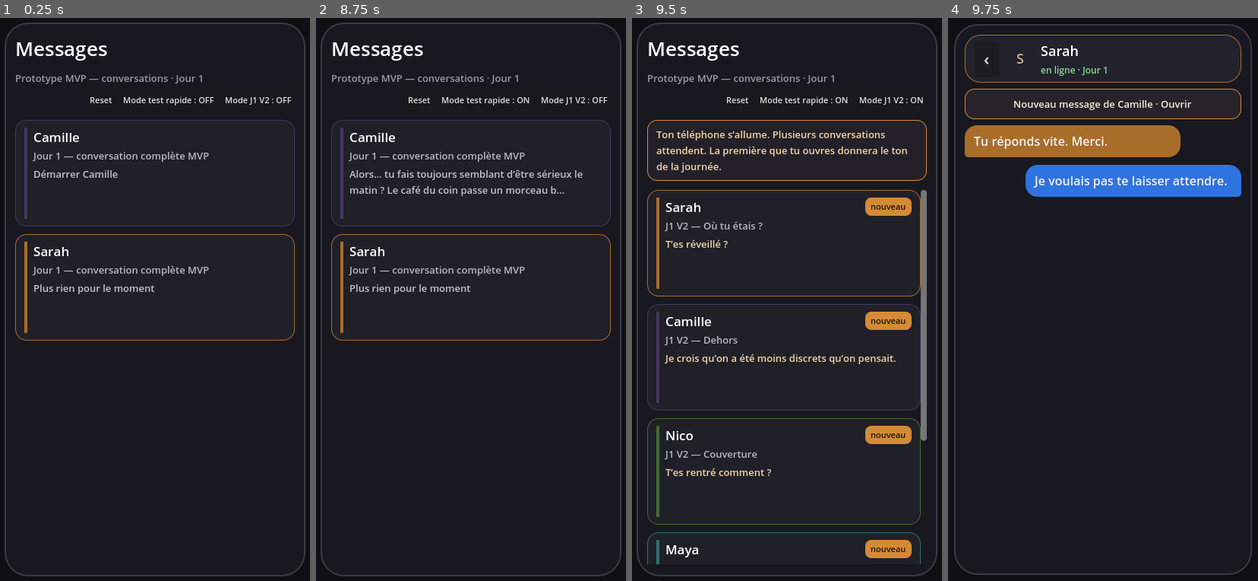
Above: before the commit, frames 1-4 (left to right).
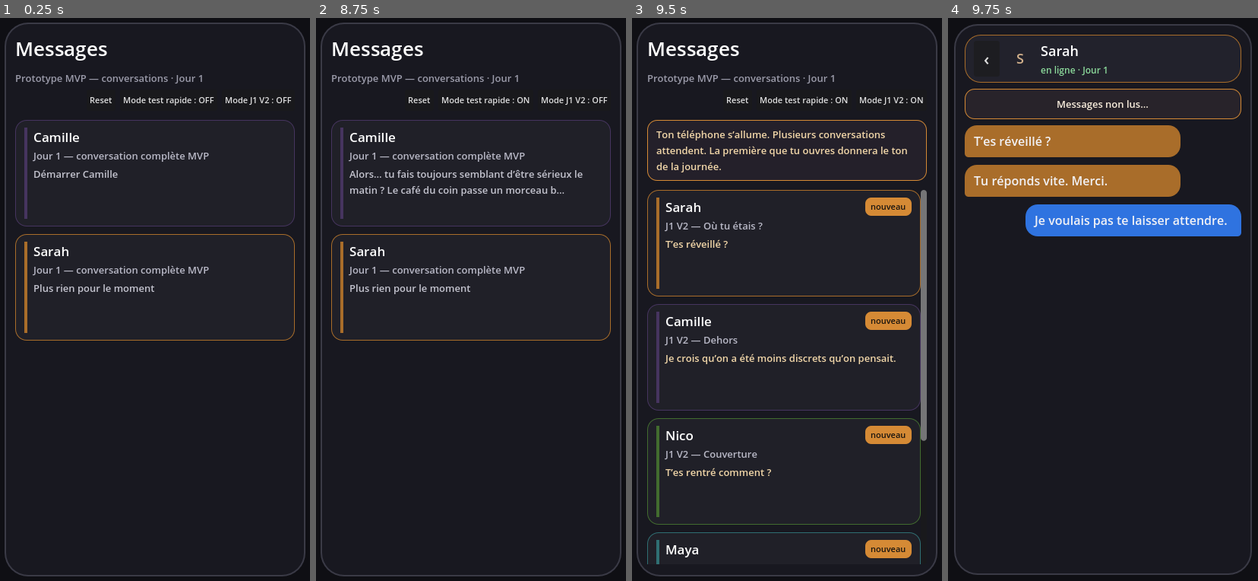
Above: after the commit, the same moments.

Repository: ludowww/game_18
Game: Godot game, scene res://scenes/conversation_list.tscn
Two runs of this game, one before a commit and one after it. Both use one fixed random seed, a clock stepped at 60 frames per second and the inputs below.
Inputs (mouse positions are in pixels of both pictures, inside the frame that each line leads up to):
- Up to frame 1 (0.25 s): no input
- Up to frame 2 (8.75 s): click "Mode test rapide : OFF" at 0.5 s; click "Mode test rapide : ON" at 1.25 s; click "Mode J1 V2 : OFF" at 2 s; click "Mode test rapide : OFF" at 2.75 s; click "Mode J1 V2 : ON" at 3.5 s; click (471, 175) at 4.27 s; click "‹" at 5 s; click (471, 288) at 5.77 s; click "‹" at 6.5 s; click "Mode test rapide : ON" at 7.25 s; click "Mode test rapide : OFF" at 8 s
- Up to frame 3 (9.5 s): click "Mode J1 V2 : OFF" at 8.75 s
- Up to frame 4 (9.75 s): click (1099, 243) at 9.52 s

Frames 1-3 are identical in both runs. In frame 4, 9.7% of the frame differs, in the area x 5-95%, y 14-39%.

Commit message:
fix: preserve initial unread messages and route unread navigation

Diff:
--- a/product/godot_t004_prototype/scripts/conversation_screen.gd
+++ b/product/godot_t004_prototype/scripts/conversation_screen.gd
@@ -68,7 +68,9 @@
 			_advance_to(ConversationState.current_next_node())
 	else:
 		ConversationState.current()["started"] = true
-		_advance_to(_resolved_start_node(), true)
+		var start_node := _resolved_start_node()
+		await _show_j1_v2_initial_message_if_needed(start_node)
+		_advance_to(start_node, true)
 
 func _build_ui() -> void:
 	var background := ColorRect.new()
@@ -232,10 +234,12 @@
 
 func _make_quick_switch_notification(target_id: String) -> Button:
 	var button := Button.new()
-	var target_state: Dictionary = ConversationState.conversation(target_id)
-	var display_name: String = str(target_state.get("display_name", target_id))
-	button.text = "Nouveau message de " + display_name + " · Ouvrir"
-	button.tooltip_text = "Ouvrir cette conversation sans repasser par Messages"
+	var display_name: String = "Messages non lus..."
+	if target_id != "__unread_messages__":
+		var target_state: Dictionary = ConversationState.conversation(target_id)
+		display_name = "Nouveau message de " + str(target_state.get("display_name", target_id)) + " · Ouvrir"
+	button.text = display_name
+	button.tooltip_text = "Retourner à Messages pour choisir" if target_id == "__unread_messages__" else "Ouvrir cette conversation sans repasser par Messages"
 	button.custom_minimum_size = Vector2(0, 40)
 	button.size_flags_horizontal = Control.SIZE_EXPAND_FILL
 	button.focus_mode = Control.FOCUS_ALL
@@ -263,6 +267,9 @@
 	return style
 
 func _open_quick_switch_conversation(target_id: String) -> void:
+	if target_id == "__unread_messages__":
+		get_tree().change_scene_to_file("res://scenes/conversation_list.tscn")
+		return
 	if target_id == "" or not ConversationState.conversations.has(target_id):
 		return
 	ConversationState.set_current_conversation(target_id)
@@ -291,6 +298,22 @@
 		if _entry_variant_matches(variant):
 			return str(variant.get("start_node", conversation.get("start_node", "")))
 	return ConversationState.current_block_start_node()
+
+func _show_j1_v2_initial_message_if_needed(start_node: String) -> void:
+	var initial_message := ConversationState.j1_v2_initial_message_for(ConversationState.current_conversation_id)
+	if initial_message == "":
+		return
+	if ConversationState.current_has_message_text(initial_message):
+		return
+	if _node_text_matches_initial_message(start_node, initial_message):
+		return
+	await _add_bubble(current_contact_id, initial_message)
+
+func _node_text_matches_initial_message(node_id: String, initial_message: String) -> bool:
+	if node_id == "" or not nodes_by_id.has(node_id):
+		return false
+	var node: Dictionary = nodes_by_id[node_id]
+	return str(node.get("text", "")).strip_edges() == initial_message.strip_edges()
 
 func _entry_variant_matches(variant: Dictionary) -> bool:
 	var conditions: Dictionary = variant.get("conditions", {})
--- a/product/godot_t004_prototype/scripts/conversation_state.gd
+++ b/product/godot_t004_prototype/scripts/conversation_state.gd
@@ -47,13 +47,14 @@
 	"maya_j1_v2": "delayed_reply_maya_j1",
 	"ines_j1_v2": "delayed_reply_ines_j1"
 }
-const J1_V2_INITIAL_PREVIEWS := {
+const J1_V2_INITIAL_MESSAGES := {
 	"sarah_j1_v2": "T’es réveillé ?",
 	"camille_j1_v2": "Je crois qu’on a été moins discrets qu’on pensait.",
 	"nico_j1_v2": "T’es rentré comment ?",
 	"maya_j1_v2": "tu dors encore ?",
 	"ines_j1_v2": "Je peux te parler ?"
 }
+const J1_V2_INITIAL_PREVIEWS := J1_V2_INITIAL_MESSAGES
 const J1_V2_FIRST_REPLY_CHOICES := {
 	"j1_00_reply_sarah_first": "sarah_j1_v2",
 	"j1_00_reply_camille_first": "camille_j1_v2",
@@ -493,7 +494,16 @@
 	return active_conversation_ids()
 
 func quick_switch_new_conversation_id() -> String:
-	# T102 MVP: proposer une seule conversation active du jour courant, jamais une archive.
+	# T143: si plusieurs fils non lus existent, revenir à Messages plutôt que choisir à la place du joueur.
+	var unread_ids: Array = unread_conversation_ids_except_current()
+	if unread_ids.size() == 1:
+		return str(unread_ids[0])
+	if unread_ids.size() > 1:
+		return "__unread_messages__"
+	return ""
+
+func unread_conversation_ids_except_current() -> Array:
+	var ids: Array = []
 	for id in active_conversation_ids():
 		if id == current_conversation_id:
 			continue
@@ -502,8 +512,8 @@
 		var state: Dictionary = conversations[id]
 		if bool(state.get("done", false)):
 			continue
-		return id
-	return ""
+		ids.append(id)
+	return ids
 
 func set_current_conversation(id: String) -> void:
 	if conversations.has(id):
@@ -577,6 +587,18 @@
 		if not bool(target_state.get("started", false)):
 			return target_id
 	return ""
+
+func j1_v2_initial_message_for(conversation_id: String) -> String:
+	if not J1_V2_INITIAL_MESSAGES.has(conversation_id):
+		return ""
+	return str(J1_V2_INITIAL_MESSAGES[conversation_id])
+
+func current_has_message_text(text: String) -> bool:
+	var clean_text := text.strip_edges()
+	for entry in current_messages():
+		if str(entry.get("text", "")).strip_edges() == clean_text:
+			return true
+	return false
 
 func j1_v2_should_show_first_open_note() -> bool:
 	return experimental_j1_v2_enabled and current_day == 1 and not _j1_v2_first_open_already_chosen()
Not shown, changed: discord_blocks/bloc_04.txt
Not shown, changed: product/godot_t004_prototype/tests/test_t136_entry_variants_runtime.py
Not shown, added: product/godot_t004_prototype/tests/test_t143_j1_v2_initial_message_and_unread_navigation.py
Not shown, changed: roadmap_double_vie_discord.txt
